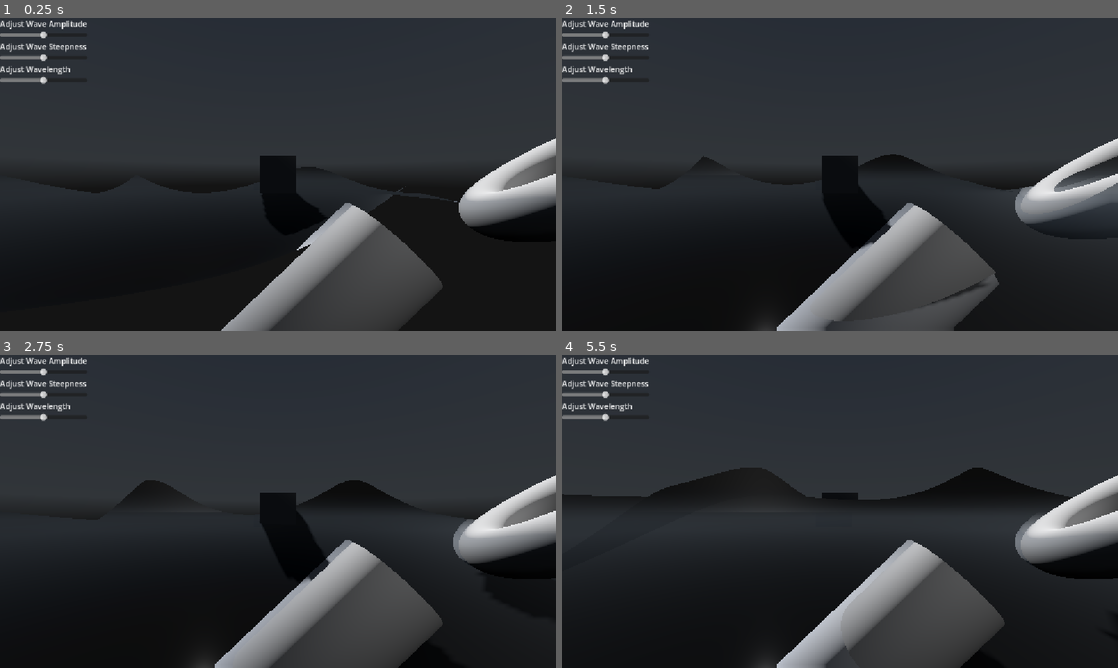
Above: before the commit, frames 1-4 (two rows, left to right).
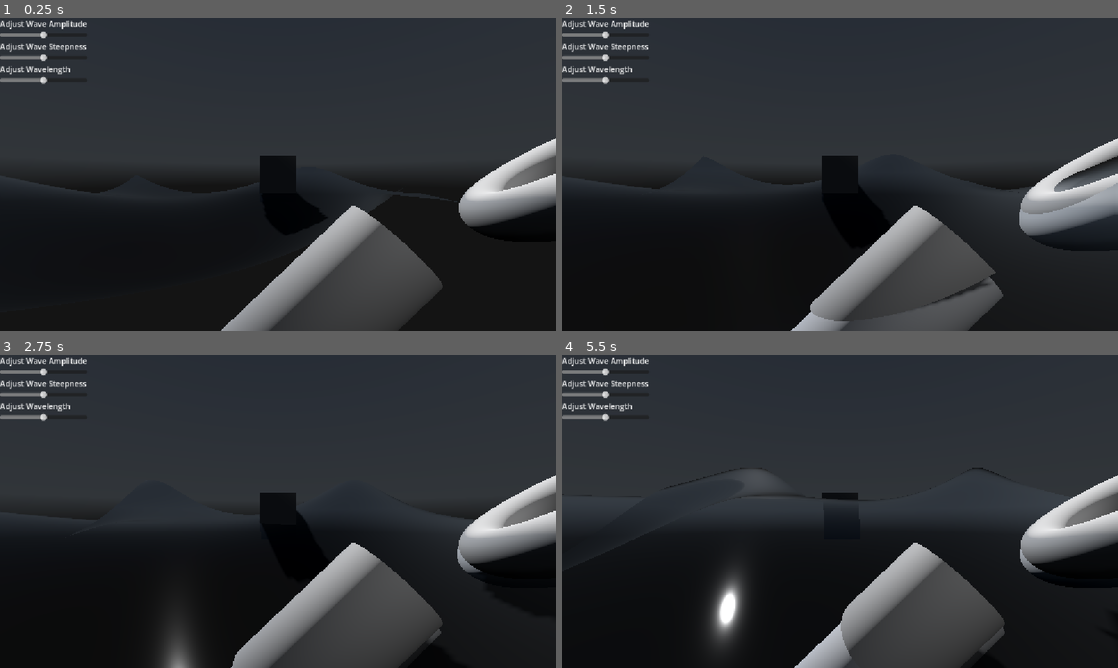
Above: after the commit, the same moments.

Repository: MagnusGrant06/fluid-simulation
Game: Godot game, scene res://Scenes/main.tscn
Two runs of this game, one before a commit and one after it. Both use one fixed random seed, a clock stepped at 60 frames per second and the inputs below. A sky picture missing from this copy of the repository is replaced by a grey-blue gradient.
Inputs (mouse positions are in pixels of both pictures, inside the frame that each line leads up to):
- Up to frame 1 (0.25 s): no input
- Up to frame 2 (1.5 s): move the mouse to (962, 158) at 0.52 s; click (962, 158) at 0.67 s; move the mouse to (728, 190) at 1.27 s; click (728, 190) at 1.42 s
- Up to frame 3 (2.75 s): move the mouse to (333, 442) at 2.02 s; click (333, 442) at 2.17 s
- Up to frame 4 (5.5 s): move the mouse to (812, 574) at 2.77 s; click (812, 574) at 2.92 s; move the mouse to (1006, 558) at 3.52 s; click (1006, 558) at 3.67 s; move the mouse to (673, 464) at 4.27 s; click (673, 464) at 4.42 s; move the mouse to (867, 511) at 5.02 s; click (867, 511) at 5.17 s

The runs differ from the first frame. In frame 1, 0.3% of the frame differs, in the area x 53-83%, y 47-75%; in frame 2, 3.6%; in frame 3, 3.2%; in frame 4, 9.6%, in the area x 0-100%, y 36-100%.

Commit message:
Implemented proper normal movement based on waves, almost finalised surface shader

Diff:
--- a/fluid-simulation/Code/Shaders/water.gdshader
+++ b/fluid-simulation/Code/Shaders/water.gdshader
@@ -21,12 +21,24 @@
 
 //calculate actual offset of point from wave to real vertex position
 vec3 calculate_offset(vec3 vertex, float amplitude, vec2 direction, float steepness, float wavelength, float t){
+
 	float phase = calculate_phase(vertex, wavelength, direction, t);
 	float dx = (steepness * amplitude * direction.x * cos(phase));
 	float dy = amplitude * sin(phase);
 	float dz = (steepness * amplitude * direction.y * cos(phase));
 
 	return vec3(dx,dy,dz);
+}
+
+//calculate normal of current vertex on wave using approximation
+vec3 calculate_normal(vec3 vertex, float amplitude, vec2 direction, float steepness, float wavelength, float t){
+	float wave_number = 2.0 * PI / wavelength;
+	float phase = calculate_phase(vertex, wavelength, direction, t);
+	float dx = -direction.x * wave_number * amplitude * cos(phase);
+	float dy = 1.0 - steepness * wave_number * amplitude * sin(phase);
+	float dz = -direction.y * wave_number * amplitude * cos(phase);
+
+	return vec3(dx, dy, dz);
 }
 
 void vertex() {
@@ -36,10 +48,20 @@
 	vec3 d1 = calculate_offset(VERTEX, wave_amplitude, vec2(1,0), wave_steepness, wave_length, TIME);
 	vec3 d2 = calculate_offset(VERTEX, wave_amplitude*1.5, vec2(0,1), wave_steepness*0.75, wave_length*1.5, TIME);
 	vec3 d3 = calculate_offset(VERTEX, wave_amplitude*0.75, vec2(0.5,0.5), wave_steepness*1.5, wave_length*0.5, TIME);
+	//vec3 d4 = calculate_offset(VERTEX, wave_amplitude*0.25, vec2(-0.7,0.3), wave_steepness*2.0, wave_length*0.68, TIME);
+	//vec3 d5 = calculate_offset(VERTEX, wave_amplitude*1.24, vec2(0.6,0.9), wave_steepness*1.78, wave_length*1.34, TIME);
+
+	vec3 n1 = calculate_normal(VERTEX, wave_amplitude, vec2(1,0), wave_steepness, wave_length, TIME);
+	vec3 n2 = calculate_normal(VERTEX, wave_amplitude*1.5, vec2(0,1), wave_steepness*0.75, wave_length*1.5, TIME);
+	vec3 n3 = calculate_normal(VERTEX, wave_amplitude*0.75, vec2(0.5,0.5), wave_steepness*1.5, wave_length*0.5, TIME);
+	//vec3 n4 = calculate_normal(VERTEX, wave_amplitude*0.25, vec2(-0.7,0.3), wave_steepness*2.0, wave_length*0.68, TIME);
+	//vec3 n5 = calculate_normal(VERTEX, wave_amplitude*1.24, vec2(0.6,0.9), wave_steepness*1.78, wave_length*1.34, TIME);
 
 	vec3 d = d1 + d2 + d3;
+	vec3 n = normalize(vec3(0,1,0) + (n1 + n2 + n3));
 
 	VERTEX = vec3(VERTEX.x + d.x, d.y, VERTEX.z + d.z);
+	NORMAL = n;
 }
 
 void fragment() {
@@ -55,15 +77,15 @@
 	float R = r0 + (1.0 - r0) * pow( (1.0-cos_theta) ,5);
 
 	//sample refraction from sorrounding scene
-	vec3 refraction_color = texture(screen_texture, SCREEN_UV + vec2(0.01,0.01)).rgb;
+	vec3 refraction_color = texture(screen_texture, SCREEN_UV - NORMAL.xy * 0.03).rgb;
 
 	//sample reflection from skybox
 	vec3 reflect_dir = reflect(-VIEW, NORMAL);
 	vec3 reflection_color = texture(sky_texture, reflect_dir).rgb;
 
 	vec3 final_color = mix(refraction_color, reflection_color, R);
+	//ALBEDO = vec3(0.5) + 0.5 * NORMAL;
 	ALBEDO = final_color;
-
 	SPECULAR = 0.5;
 	ROUGHNESS = 0.05;
 }
